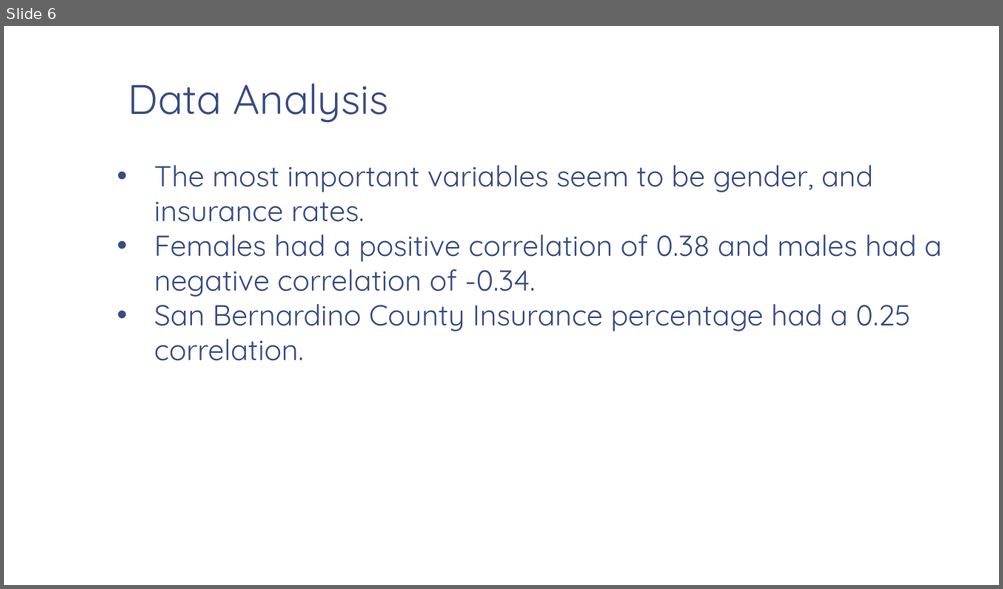
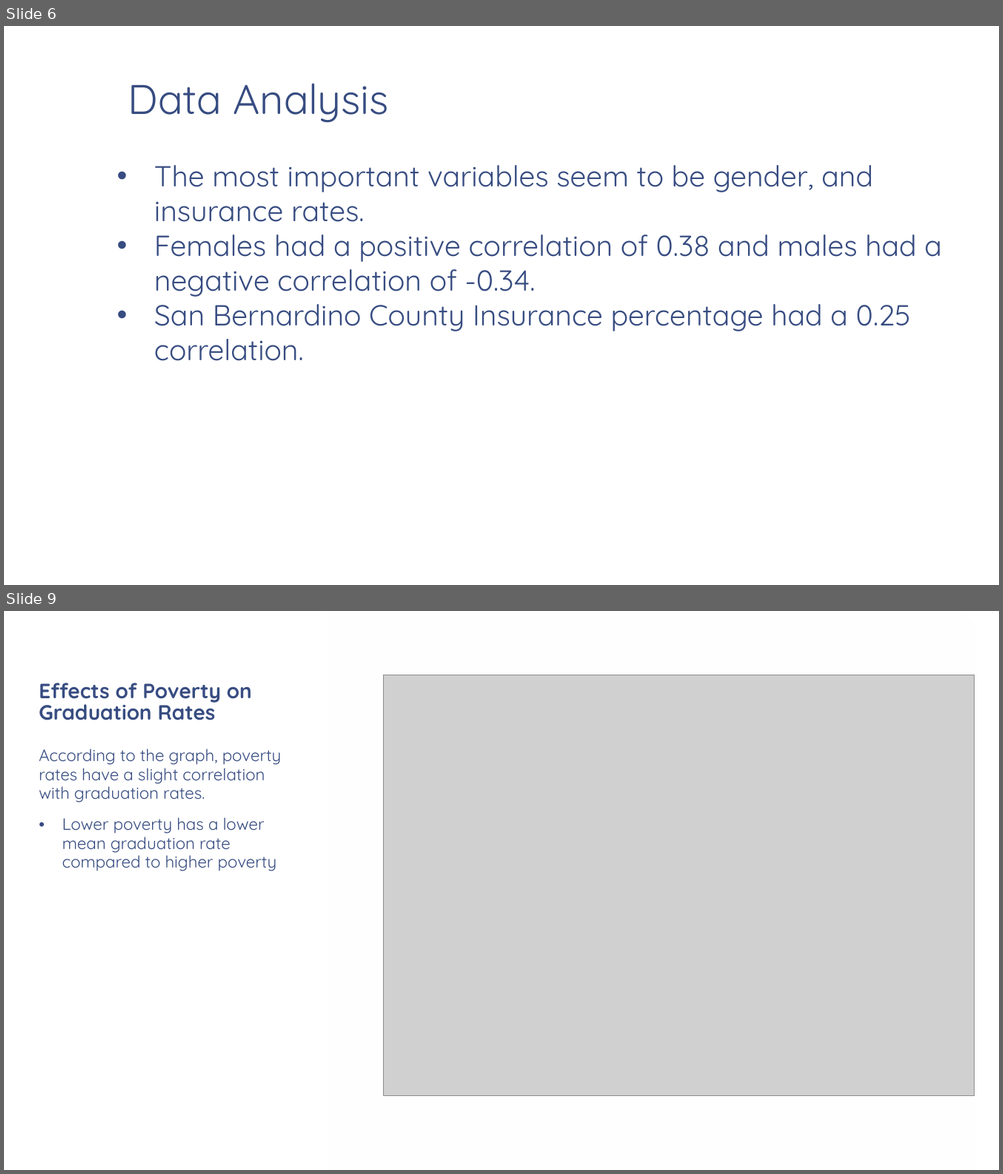
Before and after one commit to Lakerskb84/Capstone-2-, a slide deck: Predicting High School Graduation Rates.pptx. Shown one above the other, each under a label of ours: slide 6 before the commit, slides 6 and 9 after it; the slides between them are not shown. The pictures are 1003x589 and 1003x1174 pixels, drawn with LibreOffice and Linux fonts; fonts in the diff are those of the drawing; grey boxes stand for pictures; background and template pictures are left out. Boxes give left, top, right and bottom in pixels: in the first picture for what was removed or moved away, otherwise in the second. Text is boxed around its words. In the diff, an @@ line names an element or a change of style, - is before the commit and + after.

```diff
--- a/Predicting High School Graduation Rates.pptx
+++ b/Predicting High School Graduation Rates.pptx
@@ slide 9 added at (4,611,999,1170), background picture (left out) @@
@@ rectangle added at (327,611,973,1170), fill gradient #FFFFFF @@
@@ picture added at (383,675,974,1096) @@
@@ title added at (39,683,252,721), 20 pt, text #374C81, bold @@
+Effects of Poverty on Graduation Rates
@@ text added at (39,749,282,871), 16 pt, text #374C81 @@
+According to the graph, poverty rates have a slight correlation with graduation rates.
+• Lower poverty has a lower mean graduation rate compared to higher poverty
```
Also in this commit, not shown: 7 slides changed.
